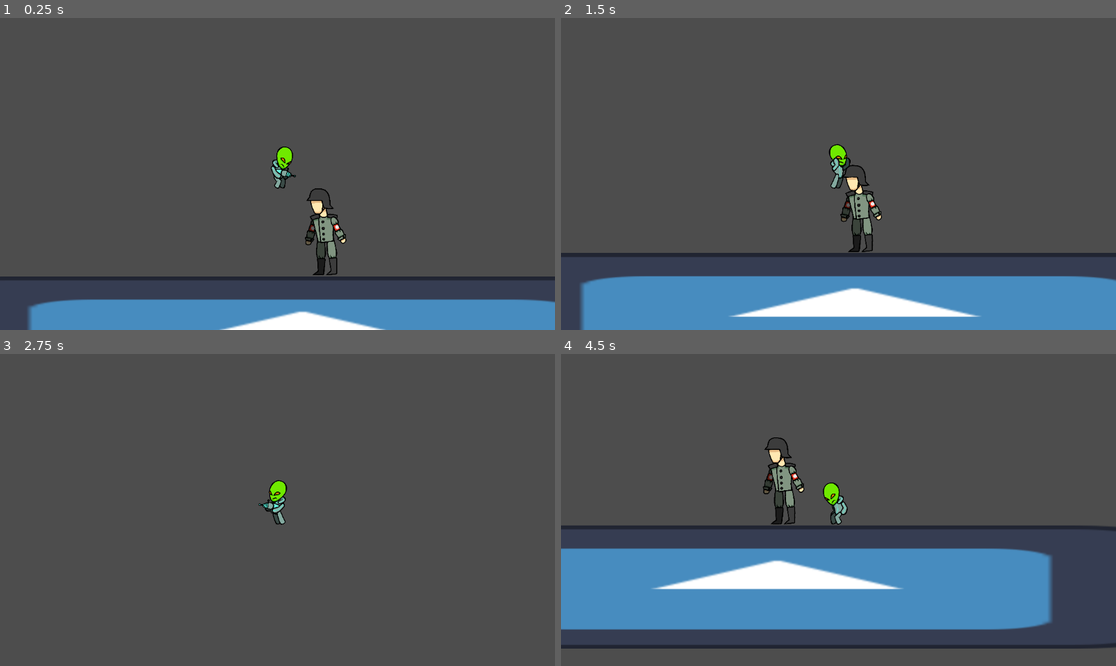
Above: before the commit, frames 1-4 (two rows, left to right).
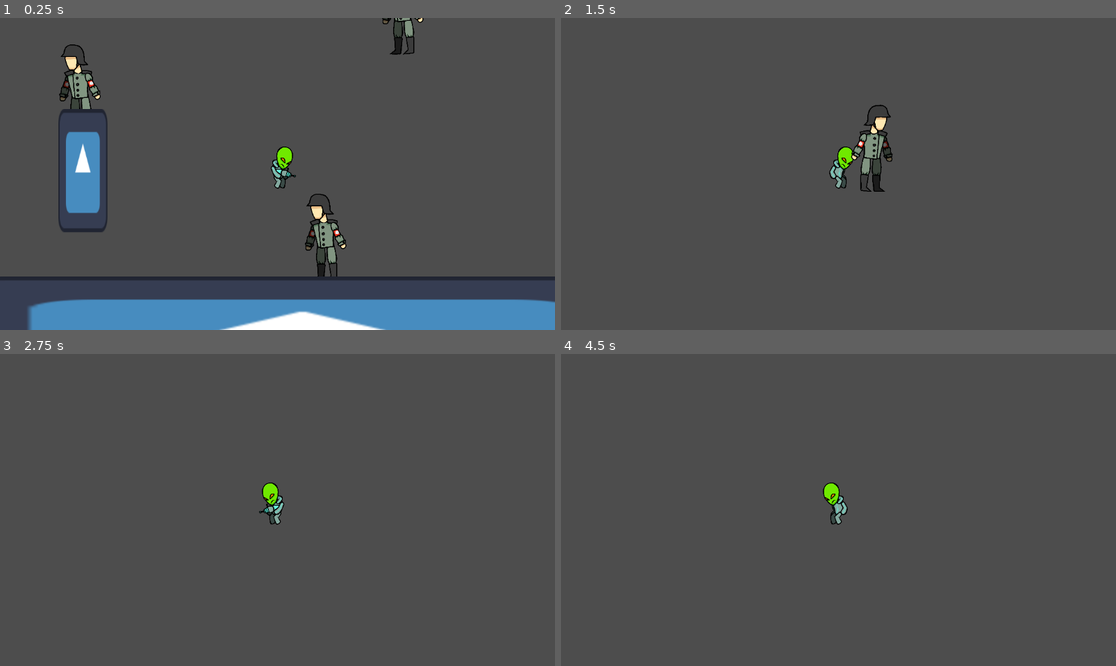
Above: after the commit, the same moments.

Repository: Triz-Favela/Hens-Jam
Game: Godot game, scene res://scenes/tutorial.tscn
Same seed, same stepped clock (60 frames per second), same inputs: the game is played once before the commit and once after it. The engine's default icon, where the game draws it, is replaced by a stand-in: a white triangle on a blue panel in a dark square.
Inputs (mouse positions are in pixels of both pictures, inside the frame that each line leads up to):
- Up to frame 1 (0.25 s): no input
- Up to frame 2 (1.5 s): move the mouse to (960, 158) at 0.52 s; hold Mouse wheel down (ITEM_INDEX_DOWN) 0.53-1.28 s; hold D (RIGHT) from 0.53 s (still down); tap W (UP) at 0.77, 1.07 s; tap Mouse wheel up (ITEM_INDEX_UP) at 0.8, 1.35 s; move the mouse to (727, 189) at 1.27 s
- Up to frame 3 (2.75 s): tap W (UP) at 1.52, 1.55, 1.82 s; move the mouse to (333, 441) at 2.02 s; release D (RIGHT) at 2.03 s; hold A (LEFT) from 2.03 s (still down); hold W (UP) from 2.03 s (still down); tap Mouse wheel down (ITEM_INDEX_DOWN) at 2.3 s
- Up to frame 4 (4.5 s): move the mouse to (810, 572) at 2.77 s; release A (LEFT) at 2.78 s; release W (UP) at 2.78 s; hold D (RIGHT) 2.78-4.28 s; tap Mouse wheel down (ITEM_INDEX_DOWN) at 2.85 s; tap W (UP) at 3.02, 3.32, 3.77, 3.8, 4.07 s; tap Mouse wheel up (ITEM_INDEX_UP) at 3.05 s; tap Enter at 3.5 s; move the mouse to (1005, 556) at 3.52 s; hold Mouse wheel up (ITEM_INDEX_UP) 3.53-4.28 s; move the mouse to (672, 463) at 4.27 s; hold A (LEFT) from 4.28 s (still down); tap Space (SHOOT) at 4.35 s

The runs differ from the first frame. In frame 1, 3.8% of the frame differs, in the area x 10-77%, y 0-83%; in frame 2, 20%; in frame 3, 0.4%; in frame 4, 26%, in the area x 0-100%, y 26-95%.
Error after the commit: Parse Error: Identifier "player" not declared in the current scope. (res://scripts/enemies/currentItem.gd:54)

Commit message:
feat - Started making the enemy attack state

Diff:
--- a/project.godot
+++ b/project.godot
@@ -57,6 +57,14 @@
 ]
 }
 
+[layer_names]
+
+2d_physics/layer_1="Player"
+2d_physics/layer_2="Enemies"
+2d_physics/layer_3="Bullets"
+2d_physics/layer_4="Items"
+2d_physics/layer_5="Environment"
+
 [rendering]
 
 renderer/rendering_method="gl_compatibility"
--- a/scenes/nazi1.tscn
+++ b/scenes/nazi1.tscn
@@ -1,18 +1,22 @@
-[gd_scene load_steps=8 format=3 uid="uid://dog0hampy0y2q"]
+[gd_scene load_steps=10 format=3 uid="uid://dog0hampy0y2q"]
 
 [ext_resource type="Texture2D" uid="uid://dt5hn6ml5tmr3" path="res://assets/naziScum/naziScum1.png" id="1_ko4nx"]
 [ext_resource type="Script" path="res://scripts/enemies/nazi1.gd" id="1_yef0f"]
 [ext_resource type="Script" path="res://scripts/stateMachine/stateMachine.gd" id="3_jl7vl"]
+[ext_resource type="Script" path="res://scripts/enemies/currentItem.gd" id="3_uw0ts"]
 [ext_resource type="Script" path="res://scripts/enemies/stateMachine/patrol.gd" id="4_ib6mk"]
 [ext_resource type="Script" path="res://scripts/enemies/stateMachine/idle.gd" id="5_kv2gn"]
 [ext_resource type="Script" path="res://scripts/enemies/stateMachine/attacking.gd" id="6_akt4i"]
+[ext_resource type="Script" path="res://scripts/enemies/stateMachine/air.gd" id="7_4nisd"]
 
 [sub_resource type="CapsuleShape2D" id="CapsuleShape2D_41j88"]
 radius = 16.0
 height = 92.0
 
-[node name="Nazi1" type="CharacterBody2D"]
+[node name="Nazi1" type="CharacterBody2D" node_paths=PackedStringArray("flipGroup", "playerCheck")]
 script = ExtResource("1_yef0f")
+flipGroup = NodePath("FlipGroup")
+playerCheck = NodePath("FlipGroup/PlayerCheck")
 
 [node name="FlipGroup" type="Node2D" parent="."]
 
@@ -160,26 +164,44 @@
 [node name="FloorCheck" type="RayCast2D" parent="FlipGroup"]
 position = Vector2(-22, 39)
 target_position = Vector2(0, 13)
-
-[node name="CurrentItem" type="Node2D" parent="FlipGroup"]
+collision_mask = 16
+
+[node name="CurrentItem" type="Node2D" parent="FlipGroup" node_paths=PackedStringArray("enemy")]
+script = ExtResource("3_uw0ts")
+enemy = NodePath("../..")
 
 [node name="CollisionShape2D" type="CollisionShape2D" parent="."]
 position = Vector2(0, 3)
 shape = SubResource("CapsuleShape2D_41j88")
 
-[node name="StateMachine" type="Node" parent="." node_paths=PackedStringArray("initial_state")]
+[node name="StateMachine" type="Node" parent="." node_paths=PackedStringArray("initial_state", "fallback_state")]
 script = ExtResource("3_jl7vl")
 initial_state = NodePath("patrol")
-
-[node name="patrol" type="Node" parent="StateMachine" node_paths=PackedStringArray("idle", "enemy")]
+fallback_state = NodePath("idle")
+
+[node name="patrol" type="Node" parent="StateMachine" node_paths=PackedStringArray("idle", "attacking", "air", "enemy", "playerCheck", "floorCheck")]
 script = ExtResource("4_ib6mk")
 idle = NodePath("../idle")
-enemy = NodePath("../..")
-
-[node name="idle" type="Node" parent="StateMachine" node_paths=PackedStringArray("patrol", "enemy")]
+attacking = NodePath("../attacking")
+air = NodePath("../air")
+enemy = NodePath("../..")
+playerCheck = NodePath("../../FlipGroup/PlayerCheck")
+floorCheck = NodePath("../../FlipGroup/FloorCheck")
+
+[node name="idle" type="Node" parent="StateMachine" node_paths=PackedStringArray("patrol", "attacking", "enemy")]
 script = ExtResource("5_kv2gn")
 patrol = NodePath("../patrol")
-enemy = NodePath("../..")
-
-[node name="attacking" type="Node" parent="StateMachine"]
+attacking = NodePath("../attacking")
+enemy = NodePath("../..")
+
+[node name="attacking" type="Node" parent="StateMachine" node_paths=PackedStringArray("air", "enemy", "playerCheck", "floorCheck", "currentItemManager")]
 script = ExtResource("6_akt4i")
+air = NodePath("../air")
+enemy = NodePath("../..")
+playerCheck = NodePath("../../FlipGroup/PlayerCheck")
+floorCheck = NodePath("../../FlipGroup/FloorCheck")
+currentItemManager = NodePath("../../FlipGroup/CurrentItem")
+
+[node name="air" type="Node" parent="StateMachine" node_paths=PackedStringArray("enemy")]
+script = ExtResource("7_4nisd")
+enemy = NodePath("../..")
--- a/scenes/tutorial.tscn
+++ b/scenes/tutorial.tscn
@@ -15,9 +15,17 @@
 [node name="Nazi1" parent="." instance=ExtResource("2_dadso")]
 position = Vector2(548, 480)
 
+[node name="Nazi2" parent="." instance=ExtResource("2_dadso")]
+position = Vector2(293, 325)
+
+[node name="Nazi3" parent="." instance=ExtResource("2_dadso")]
+position = Vector2(628, 245)
+
 [node name="StaticBody2D" type="StaticBody2D" parent="."]
 position = Vector2(513, 617)
 scale = Vector2(6.44, 1)
+collision_layer = 16
+collision_mask = 0
 
 [node name="Sprite2D" type="Sprite2D" parent="StaticBody2D"]
 texture = ExtResource("3_ypq1k")
@@ -25,3 +33,16 @@
 [node name="CollisionShape2D" type="CollisionShape2D" parent="StaticBody2D"]
 position = Vector2(0, -0.5)
 shape = SubResource("RectangleShape2D_ttg72")
+
+[node name="StaticBody2D2" type="StaticBody2D" parent="."]
+position = Vector2(285, 443)
+scale = Vector2(-0.399998, 1)
+collision_layer = 16
+collision_mask = 0
+
+[node name="Sprite2D" type="Sprite2D" parent="StaticBody2D2"]
+texture = ExtResource("3_ypq1k")
+
+[node name="CollisionShape2D" type="CollisionShape2D" parent="StaticBody2D2"]
+position = Vector2(0, -0.5)
+shape = SubResource("RectangleShape2D_ttg72")
--- /dev/null
+++ b/scripts/enemies/currentItem.gd
@@ -0,0 +1,54 @@
+extends Node2D
+class_name CurrentItemManagerEnemy
+
+@export var enemy: Nazi1
+@export var animationTree: AnimationTree
+@onready var animStateMachine: AnimationNodeStateMachinePlayback = animationTree.get("parameters/StateMachine/playback")
+const BLEND_PATH = "parameters/Blend2/blend_amount"
+
+@export var primaryWeapon: PrimaryWeapon
+@export var secondaryWeapon: SecondaryWeapon
+@export var throwableWeapon: ThrowableWeapon
+
+@onready var currentWeapon: Weapon = secondaryWeapon
+var currentWeaponIndex: int = 2
+
+var lastBlendAmount: int = 1
+
+func changeItem(index: int) -> void:
+	if index > 3 or index < 1:
+		return
+
+	currentWeaponIndex = index
+	setCurrentWeapon()
+
+
+func _input(event: InputEvent) -> void:
+	#if !currentWeapon:
+		#if lastBlendAmount != 0:
+			#animationTree.set(BLEND_PATH, 0)
+		#lastBlendAmount = 0
+		#return
+
+	#
+	#if lastBlendAmount != 1:
+		#animationTree.set(BLEND_PATH, 1)
+	#
+	#lastBlendAmount = 1
+	pass
+
+func setCurrentWeapon():
+	if currentWeapon:
+		currentWeapon.visible = false
+
+	match currentWeaponIndex:
+		1:
+			currentWeapon = primaryWeapon
+		2:
+			currentWeapon = secondaryWeapon
+		3:
+			currentWeapon = throwableWeapon
+
+	if currentWeapon:
+		currentWeapon.visible = true
+		currentWeapon.flipped = player.flipped
--- a/scripts/enemies/nazi1.gd
+++ b/scripts/enemies/nazi1.gd
@@ -5,5 +5,41 @@
 const MAX_RUN_SPEED: float = 200.0
 const JUMP_VELOCITY: float = -300.0
 
+@export var flipGroup: Node2D
+@export var playerCheck: Area2D
+
+var direction: int = 1:
+	set(new_value):
+		direction = new_value
+		if direction == 1:
+			flipped = true
+		elif direction == -1:
+			flipped = false
+
+var flipped: bool = false:
+	set(new_value):
+		if new_value == flipped:
+			return
+		flipped = new_value
+		flipGroup.scale.x = -1 if flipped else 1
+
+var playerSeen: bool = false
+
+func _ready() -> void:
+	playerCheck.connect("body_entered", player_entered)
+	playerCheck.connect("body_exited", player_exited)
+
+func player_exited(body: Node2D) -> void:
+	if body is not Player:
+		return
+	else:
+		playerSeen = false
+
+func player_entered(body: Node2D) -> void:
+	if body is not Player:
+		return
+	else:
+		playerSeen = true
+
 func _physics_process(delta: float) -> void:
 	move_and_slide()
--- /dev/null
+++ b/scripts/enemies/stateMachine/air.gd
@@ -0,0 +1,12 @@
+extends EnemyState
+
+@export_group("States")
+@export var idle: EnemyState
+
+func process_physics(delta: float) -> State:
+	enemy.velocity.y += gravity * delta
+
+	if enemy.is_on_floor():
+		return get_parent().previous_state
+
+	return null
--- a/scripts/enemies/stateMachine/attacking.gd
+++ b/scripts/enemies/stateMachine/attacking.gd
@@ -1,10 +1,10 @@
 extends EnemyState
 
+@export_group("States")
+@export var air: EnemyState
 
-@export_group("States")
-@export var example: EnemyState
-
-var idleTimer: float = 5
+func _ready() -> void:
+	pass
 
 func enter() -> void:
 	pass
@@ -13,6 +13,13 @@
 	return null
 
 func process_physics(delta: float) -> State:
+	enemy.velocity.y += gravity * delta
+
+	if !enemy.is_on_floor():
+		return air
+
+
+
 	return null
 
 func exit() -> void:
--- a/scripts/enemies/stateMachine/enemyState.gd
+++ b/scripts/enemies/stateMachine/enemyState.gd
@@ -3,5 +3,8 @@
 
 @onready var player: Player = get_tree().get_first_node_in_group("Player")
 @export var enemy: Nazi1
+@export var playerCheck: Area2D
+@export var floorCheck: RayCast2D
+@export var currentItemManager: CurrentItemManagerEnemy
 
 var gravity = ProjectSettings.get_setting("physics/2d/default_gravity")
--- a/scripts/enemies/stateMachine/idle.gd
+++ b/scripts/enemies/stateMachine/idle.gd
@@ -2,6 +2,7 @@
 
 @export_group("States")
 @export var patrol: EnemyState
+@export var attacking: EnemyState
 
 var idleTimer: float = 5
 
@@ -17,6 +18,11 @@
 
 func process_physics(delta: float) -> State:
 	enemy.velocity.y += gravity * delta
+
+	if enemy.playerSeen:
+		return null
+		#return attacking
+
 	return null
 
 func exit() -> void:
--- a/scripts/enemies/stateMachine/patrol.gd
+++ b/scripts/enemies/stateMachine/patrol.gd
@@ -3,14 +3,15 @@
 
 @export_group("States")
 @export var idle: EnemyState
+@export var attacking: EnemyState
+@export var air: EnemyState
 
-var direction: int = 1
 var patrolTimer: float = 5.0
 
 func enter() -> void:
-	direction = -direction
+	enemy.direction = -enemy.direction
 	patrolTimer = randf_range(4, 6)
-	enemy.velocity.x = direction * enemy.MAX_RUN_SPEED/4
+	enemy.velocity.x = enemy.direction * enemy.MAX_RUN_SPEED/4
 
 func process_frame(_delta: float) -> State:
 	return null
@@ -18,13 +19,19 @@
 func process_physics(delta: float) -> State:
 	enemy.velocity.y += gravity * delta
 	patrolTimer -= delta
+
+	if enemy.playerSeen:
+		return null
+		#return attacking
+
+	if !enemy.is_on_floor():
+		return air
+
 	if patrolTimer <= 0:
 		return idle
 
-	if enemy.is_on_floor():
-		return null
+	if !floorCheck.is_colliding():
+		return idle
+
 
 	return null
-
-func exit() -> void:
-	pass
